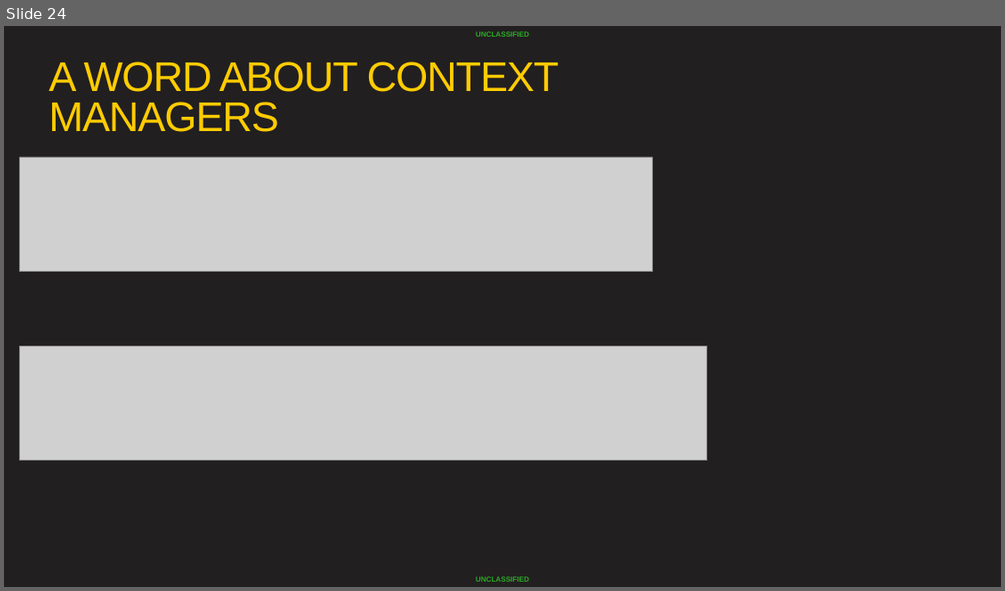
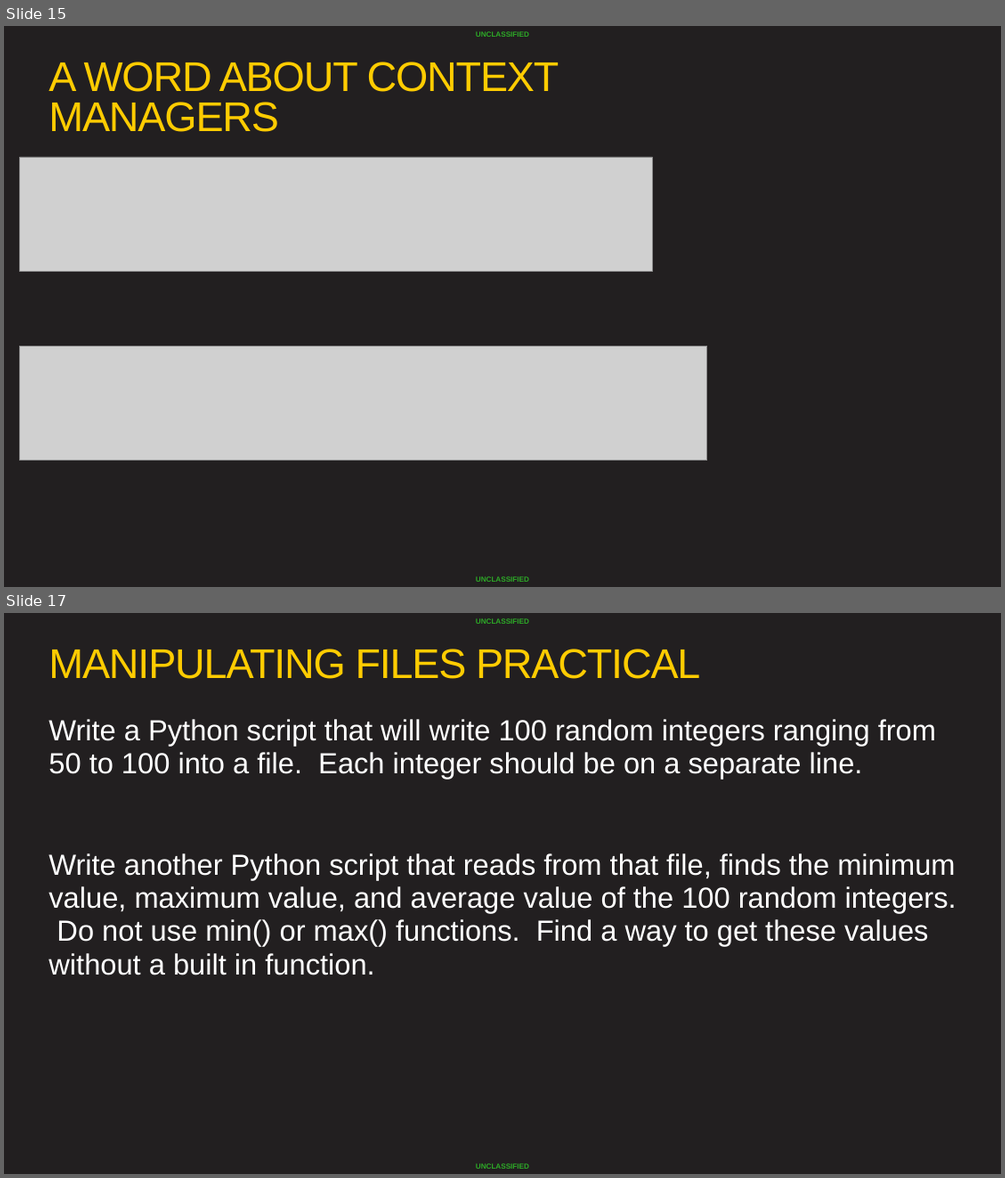
Before and after one commit to AFC-AI2C/summer-course, a slide deck: Python/Lesson 05 - File IO/Python File IO.pptx. Shown one above the other, each under a label of ours: slide 24 before the commit, slides 15 and 17 after it; the slides between them are not shown. The pictures are 1005x591 and 1005x1178 pixels, drawn with LibreOffice and Linux fonts; fonts in the diff are those of the drawing; grey boxes stand for pictures; background and template pictures are left out. Boxes give left, top, right and bottom in pixels: in the first picture for what was removed or moved away, otherwise in the second. Text is boxed around its words. In the diff, an @@ line names an element or a change of style, - is before the commit and + after.

```diff
--- a/Python/Lesson 05 - File IO/Python File IO.pptx
+++ b/Python/Lesson 05 - File IO/Python File IO.pptx
@@ slide 17 added at bbox=[4, 613, 1001, 1174], background #221F20; not listed: 2 template elements that a slide beside it also shows @@
@@ title added at bbox=[48, 649, 700, 679], 40 pt, text #FFCC01 @@
+MANIPULATING FILES PRACTICAL
@@ text added at bbox=[48, 719, 956, 975], 28 pt, text #FFFFFF @@
+Write a Python script that will write 100 random integers ranging from 50 to 100 into a file. Each integer should be on a separate line.
+Write another Python script that reads from that file, finds the minimum value, maximum value, and average value of the 100 random integers. Do not use min() or max() functions. Find a way to get these values without a built in function.
@@ what was slide 24 is now slide 15 @@
```
Also in this commit, not shown: 7 slides changed, 1 other slide added, 1 slide removed, 4 other files.
